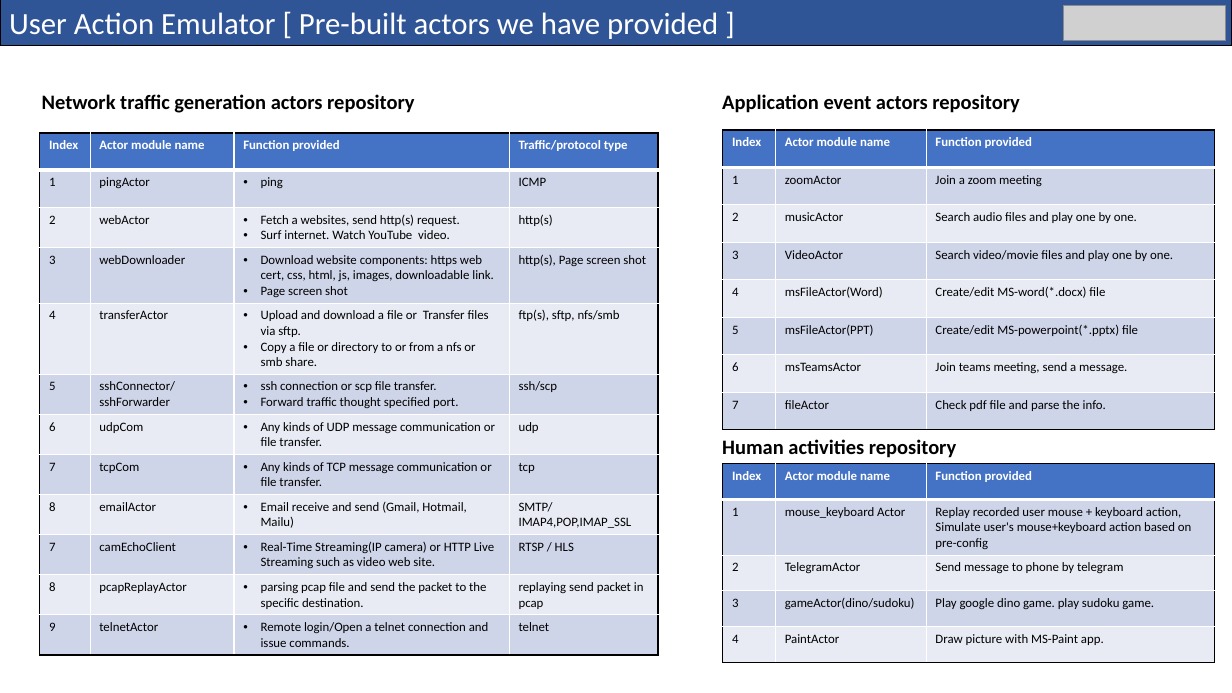
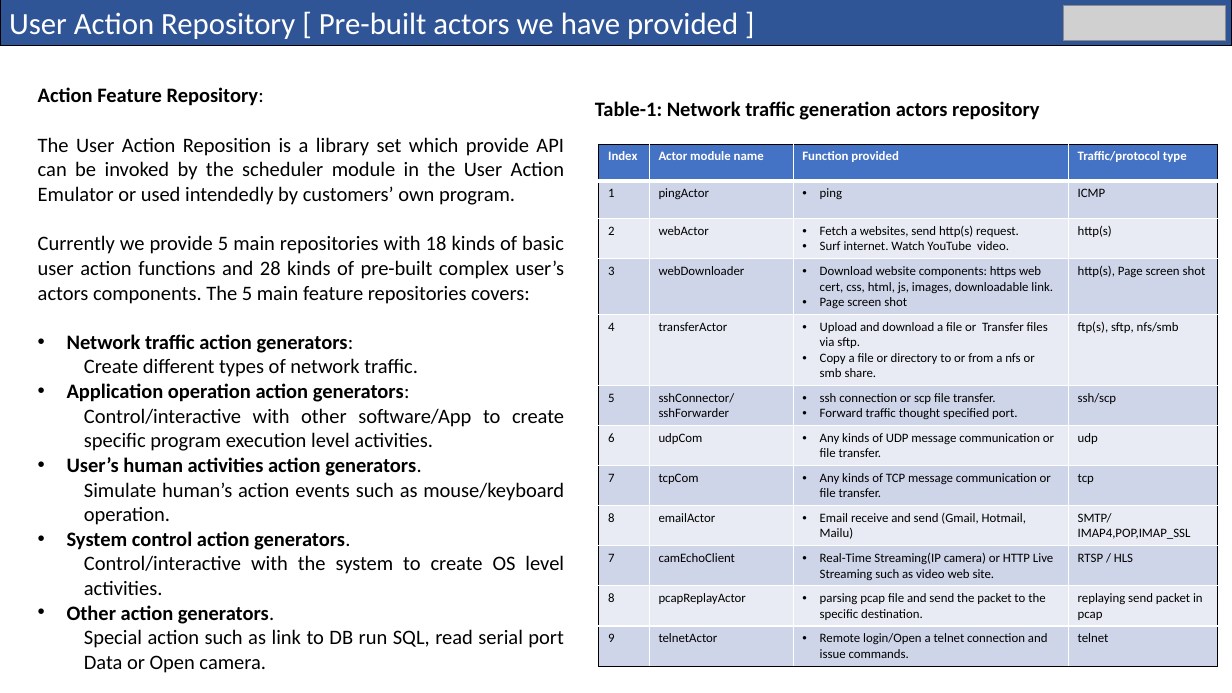
Before and after one commit to LiuYuancheng/Cluster_User_Emulation_System, a slide deck: slide 9 of doc/User_Action_Emulator_Design_Doc.pptx (slide 7 before the commit). Drawn at 1232x693 pixels with LibreOffice and Linux fonts; fonts in the diff are those of the drawing; grey boxes stand for pictures. Boxes give left, top, right and bottom in pixels: in the first picture for what was removed or moved away, otherwise in the second. Text is boxed around its words. In the diff, an @@ line names an element or a change of style, - is before the commit and + after.

```diff
--- a/doc/User_Action_Emulator_Design_Doc.pptx
+++ b/doc/User_Action_Emulator_Design_Doc.pptx
@@ text in rectangle at (9,12,738,39): text changed @@
-User Action Emulator [ Pre-built actors we have provided ]
+User Action Repository [ Pre-built actors we have provided ]
@@ text added at (38,87,564,673), 16 pt, text #000000 @@
+Action Feature Repository:
+The User Action Reposition is a library set which provide API can be invoked by the scheduler module in the User Action Emulator or used intendedly by customers’ own program.
+Currently we provide 5 main repositories with 18 kinds of basic user action functions and 28 kinds of pre-built complex user’s actors components. The 5 main feature repositories covers:
+• Network traffic action generators:
+  Create different types of network traffic.
+• Application operation action generators:
+  Control/interactive with other software/App to create specific program execution level activities.
+• User’s human activities action generators.
+  Simulate human’s action events such as mouse/keyboard operation.
+• System control action generators.
+  Control/interactive with the system to create OS level activities.
+• Other action generators.
+  Special action such as link to DB run SQL, read serial port Data or Open camera.
@@ text at (595,101,1039,120): text changed @@
-Network traffic generation actors repository
+Table-1: Network traffic generation actors repository
@@ text removed at (722,94,1019,113) @@
-Application event actors repository
@@ table: place and size @@
-table at (40,133,659,654)
+table at (599,144,1218,665)
@@ table removed at (723,130,1214,430), 8 rows, 3 columns @@
-Index | Actor module name | Function provided
-1 | zoomActor | Join a zoom meeting
-2 | musicActor | Search audio files and play one by one.
-3 | VideoActor | Search video/movie files and play one by one.
-4 | msFileActor(Word) | Create/edit MS-word(*.docx) file
-5 | msFileActor(PPT) | Create/edit MS-powerpoint(*.pptx) file
-6 | msTeamsActor | Join teams meeting, send a message.
-7 | fileActor | Check pdf file and parse the info.
@@ text removed at (722,439,956,458) @@
-Human activities repository
@@ table removed at (723,464,1214,663), 5 rows, 3 columns @@
-Index | Actor module name | Function provided
-1 | mouse_keyboard Actor | Replay recorded user mouse + keyboard action, Simulate user's mouse+keyboard action based on pre-config
-2 | TelegramActor | Send message to phone by telegram
-3 | gameActor(dino/sudoku) | Play google dino game. play sudoku game.
-4 | PaintActor | Draw picture with MS-Paint app.
```
Also in this commit, not shown: 3 other slides changed, 5 slides added, 1 slide removed, 5 other files.
